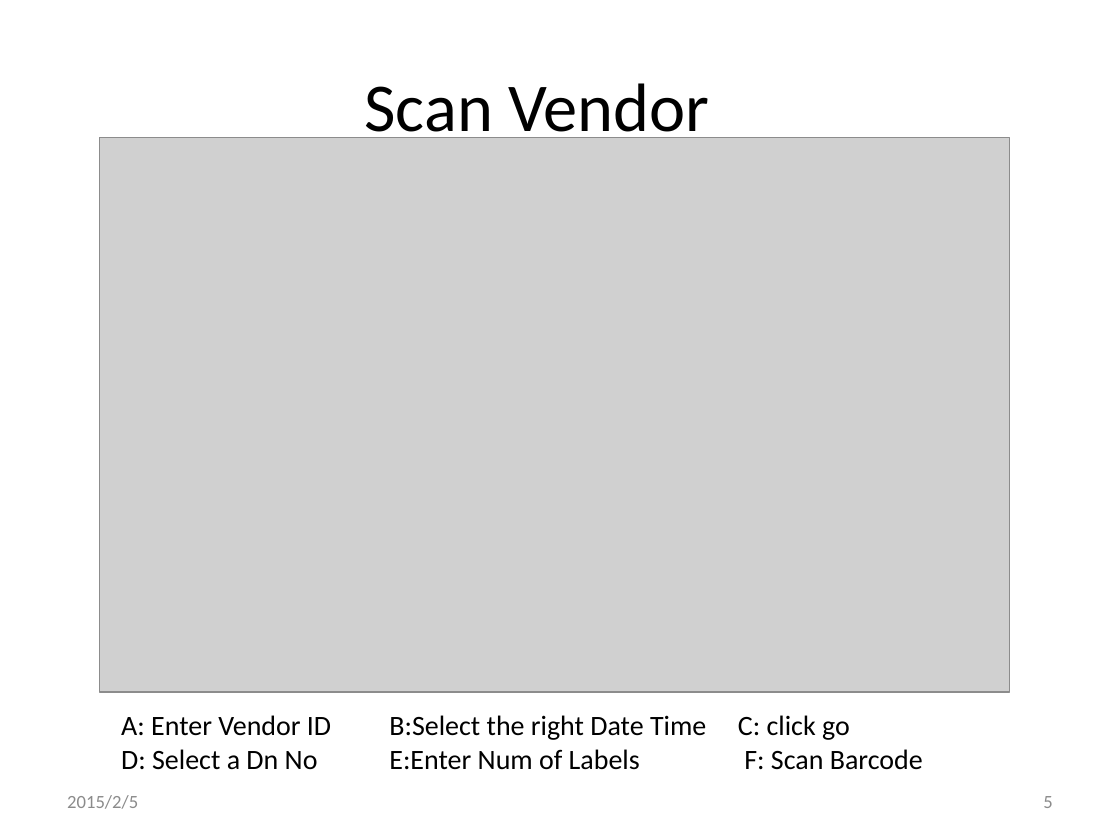
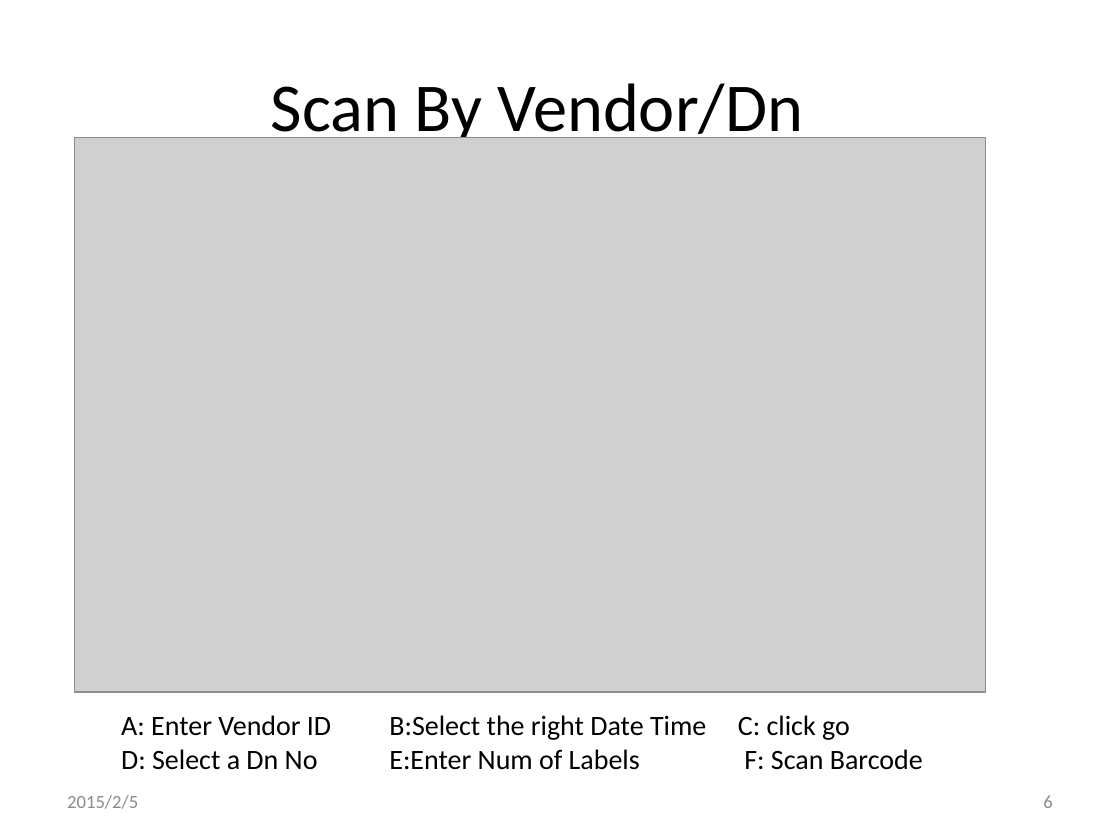
Before and after one commit to xlgwr/WHOperation, a slide deck: slide 6 of dbinit/Print PIMS label User Manual.pptx (slide 5 before the commit). Drawn at 1120x840 pixels with LibreOffice and Linux fonts; fonts in the diff are those of the drawing; grey boxes stand for pictures; background and template pictures are left out. Boxes give left, top, right and bottom in pixels: in the first picture for what was removed or moved away, otherwise in the second. Text is boxed around its words. In the diff, an @@ line names an element or a change of style, - is before the commit and + after.

```diff
--- a/dbinit/Print PIMS label User Manual.pptx
+++ b/dbinit/Print PIMS label User Manual.pptx
@@ title at (271,83,804,147): text changed @@
-Scan Vendor
+Scan By Vendor/Dn
@@ picture: place and size @@
-picture at (100,138,1010,692)
+picture at (75,138,986,692)
@@ page number at (1043,795,1052,808): text changed @@
-5
+6
```
Also in this commit, not shown: 2 other slides changed, 3 slides added, 2 other files.
